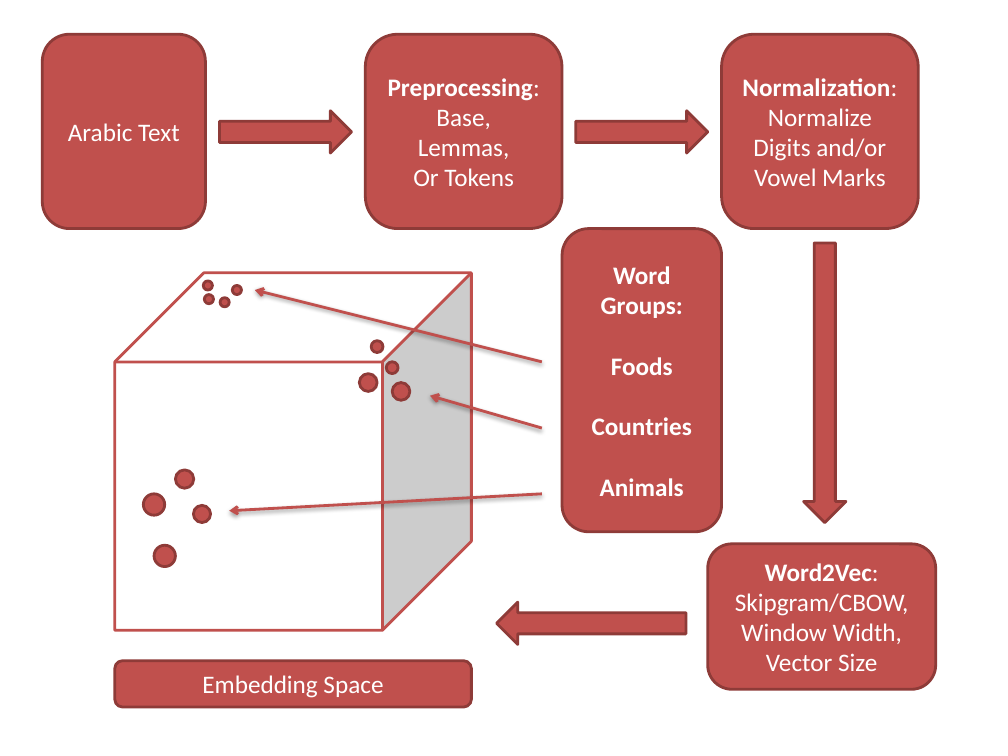
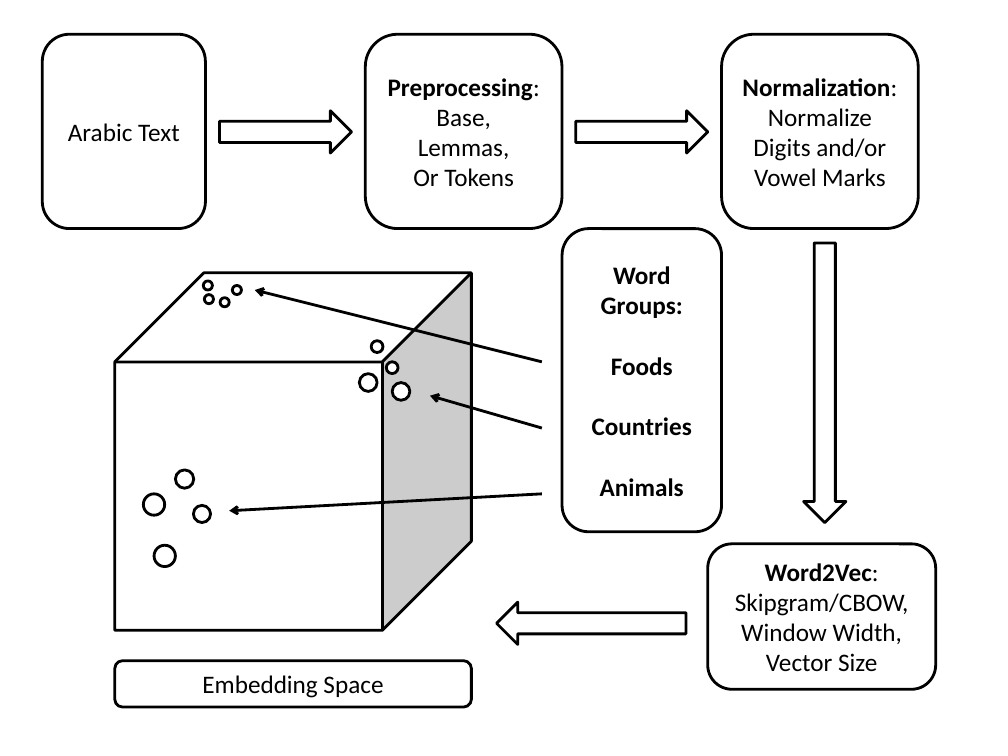
Before and after one commit to jordanking/arabic-research, a slide deck: slide 1 of writeup/diagrams.pptx. Drawn at 1008x756 pixels with LibreOffice and Linux fonts; fonts in the diff are those of the drawing. Boxes give left, top, right and bottom in pixels: in the first picture for what was removed or moved away, otherwise in the second. Text is boxed around its words. In the diff, an @@ line names an element or a change of style, - is before the commit and + after.

```diff
--- a/writeup/diagrams.pptx
+++ b/writeup/diagrams.pptx
@@ text colour #FFFFFF to #000000; fill #C0504D to #FFFFFF; outline #8E3B39 2 pt to #000000 2 pt in 6 elements at <box>42,34,206,229</box>, <box>365,34,561,229</box>, <box>722,34,918,229</box>, <box>708,544,935,689</box>, <box>115,660,472,707</box>, <box>562,229,722,532</box> @@
@@ cube at <box>115,273,472,631</box>: outline #C0504D 2 pt to #000000 2 pt @@
@@ arrow (542, 362) - (255, 290): stroke #C0504D 2 pt to #000000 2 pt @@
@@ fill #C0504D to #FFFFFF; outline #8E3B39 2 pt to #000000 2 pt in 16 elements at <box>220,111,352,153</box>, <box>576,111,708,153</box>, <box>804,243,846,523</box>, <box>497,602,686,644</box>, <box>204,281,213,290</box>, <box>220,297,229,306</box>, <box>233,285,242,294</box>, <box>205,294,214,303</box>, <box>143,494,164,515</box>, <box>154,545,175,566</box>, <box>175,470,194,488</box>, <box>194,505,211,522</box>, <box>360,374,378,392</box>, <box>386,362,398,374</box>, <box>392,383,410,401</box>, <box>371,341,383,353</box> @@
@@ arrow (542, 428) - (430, 396): stroke #C0504D 2 pt to #000000 2 pt @@
@@ arrow (542, 494) - (229, 511): stroke #C0504D 2 pt to #000000 2 pt @@
```
Also in this commit, not shown: 5 other files.
